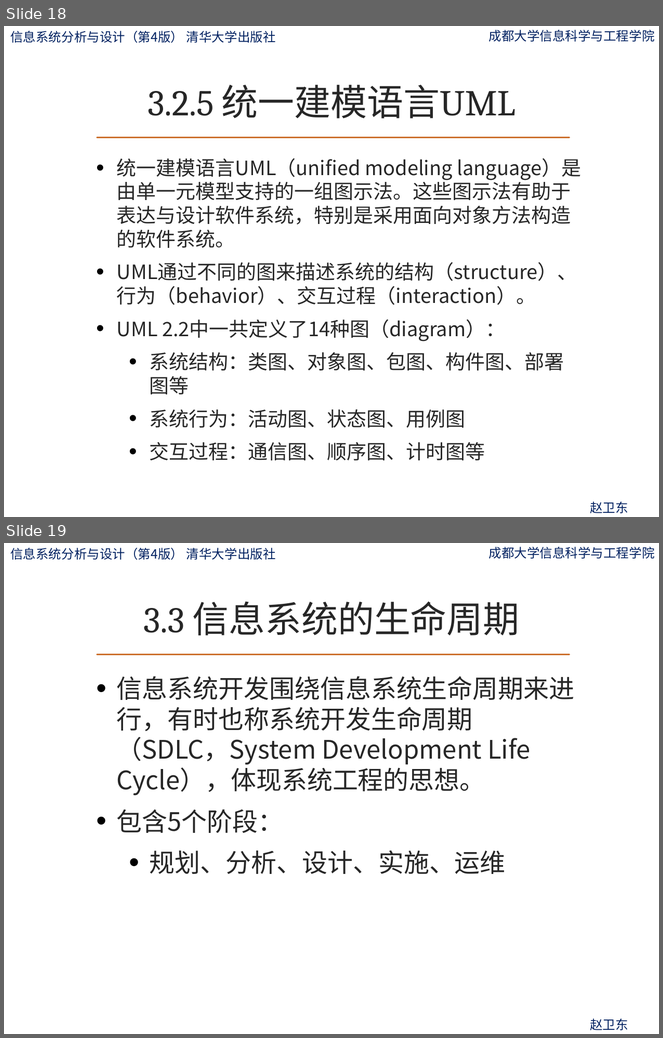
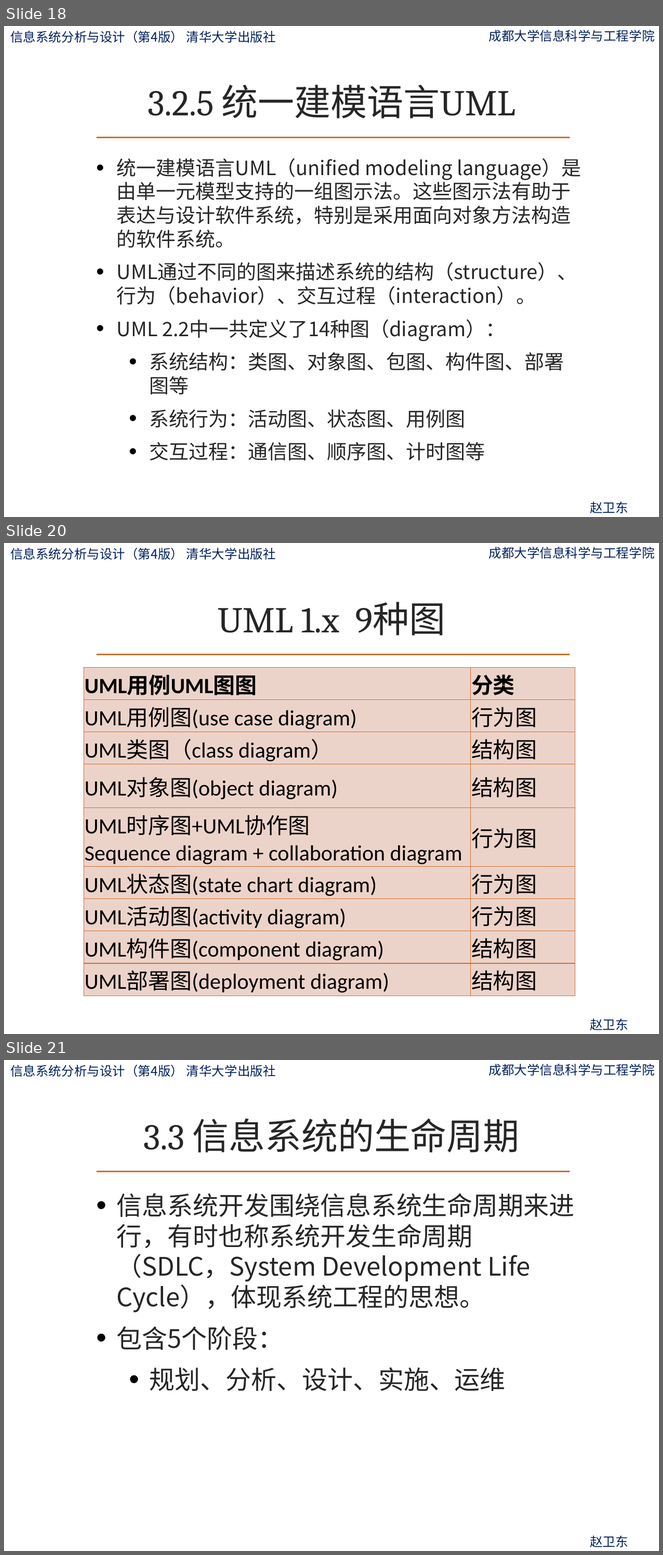
Before and after one commit to zwdcdu/is_analysis, a slide deck: ppt/第3章-信息系统建设概论.pptx. Shown one above the other, each under a label of ours: slides 18 and 19 before the commit, slides 18, 20 and 21 after it; the slides between them are not shown. The pictures are 663x1038 and 663x1555 pixels, drawn with LibreOffice and Linux fonts; fonts in the diff are those of the drawing; background and template pictures are left out. Boxes give left, top, right and bottom in pixels: in the first picture for what was removed or moved away, otherwise in the second. Text is boxed around its words. In the diff, an @@ line names an element or a change of style, - is before the commit and + after.

```diff
--- a/ppt/第3章-信息系统建设概论.pptx
+++ b/ppt/第3章-信息系统建设概论.pptx
@@ slide 20 added at bbox=[4, 543, 659, 1034], background picture (left out); not listed: 4 template elements that a slide beside it also shows @@
@@ title added at bbox=[218, 602, 445, 636], 40 pt, text #262626 @@
+UML 1.x 9种图
@@ table added at bbox=[84, 667, 575, 995], 9 rows, 2 columns @@
+UML用例UML图图 | 分类
+UML用例图(use case diagram) | 行为图
+UML类图（class diagram） | 结构图
+UML对象图(object diagram) | 结构图
+UML时序图+UML协作图 Sequence diagram + collaboration diagram | 行为图
+UML状态图(state chart diagram) | 行为图
+UML活动图(activity diagram) | 行为图
+UML构件图(component diagram) | 结构图
+UML部署图(deployment diagram) | 结构图
@@ what was slide 19 is now slide 21 @@
```
Also in this commit, not shown: 2 slides changed, 3 other slides added, 1 other file.
